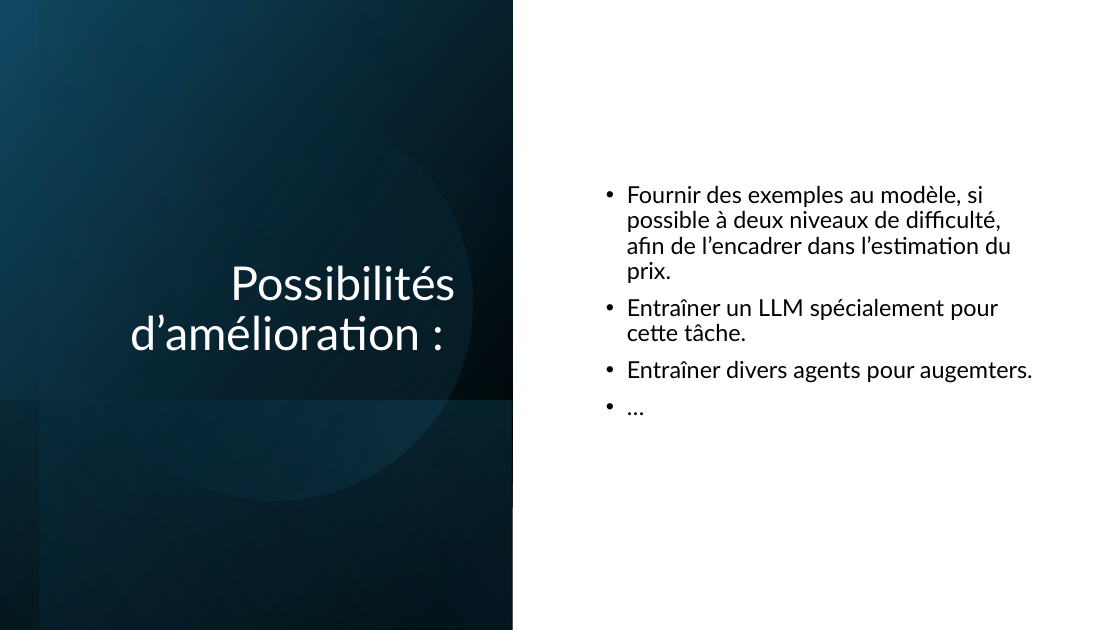
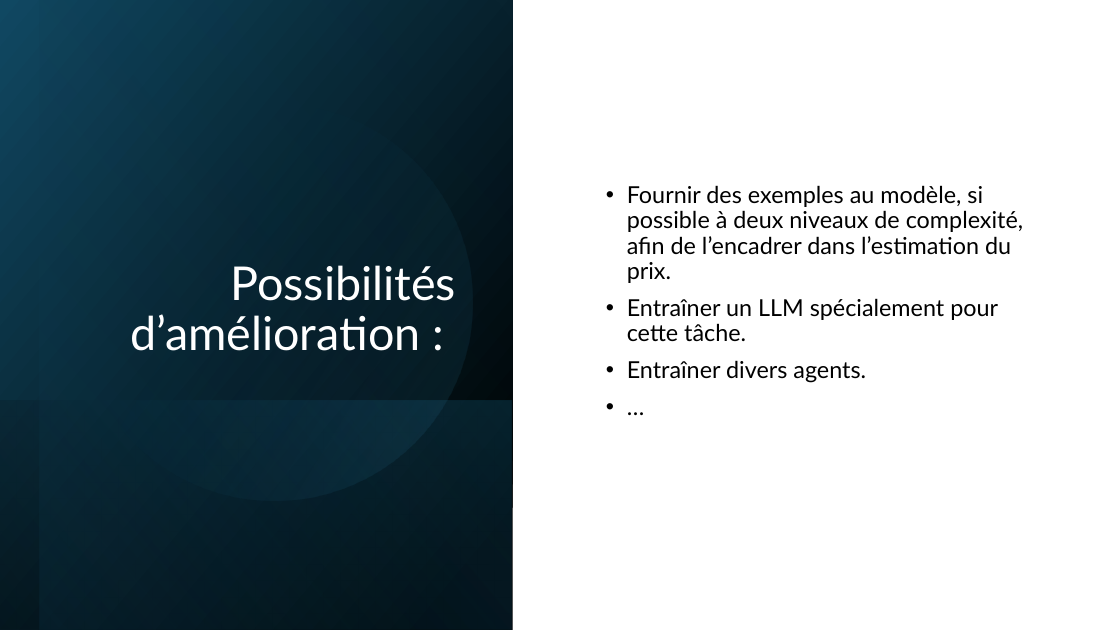
Before and after one commit to IzowRM/Stage-Cetic, a slide deck: slide 11 of TIM Pluo/Slide_Pluo.pptx (slide 13 before the commit). Drawn at 1120x630 pixels with LibreOffice and Linux fonts; fonts in the diff are those of the drawing. Boxes give left, top, right and bottom in pixels: in the first picture for what was removed or moved away, otherwise in the second. Text is boxed around its words. In the diff, an @@ line names an element or a change of style, - is before the commit and + after.

```diff
--- a/TIM Pluo/Slide_Pluo.pptx
+++ b/TIM Pluo/Slide_Pluo.pptx
@@ text at (x1=627, y1=185, x2=1023, y2=283): text changed @@
-• Fournir des exemples au modèle, si possible à deux niveaux de difficulté, afin de l’encadrer dans l’estimation du prix.
+• Fournir des exemples au modèle, si possible à deux niveaux de complexité, afin de l’encadrer dans l’estimation du prix.
@@ text at (x1=627, y1=360, x2=866, y2=383): text changed @@
-• Entraîner divers agents pour augemters.
+• Entraîner divers agents.
```
Also in this commit, not shown: 3 other slides changed, 2 slides removed, 4 other files.
